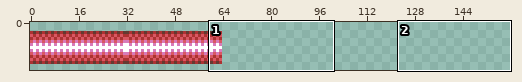
File history of a sprite sheet, assets/textures/laser.png. Above, an overview of the earlier version with the close-up marked.
Close-up. Before the commit:
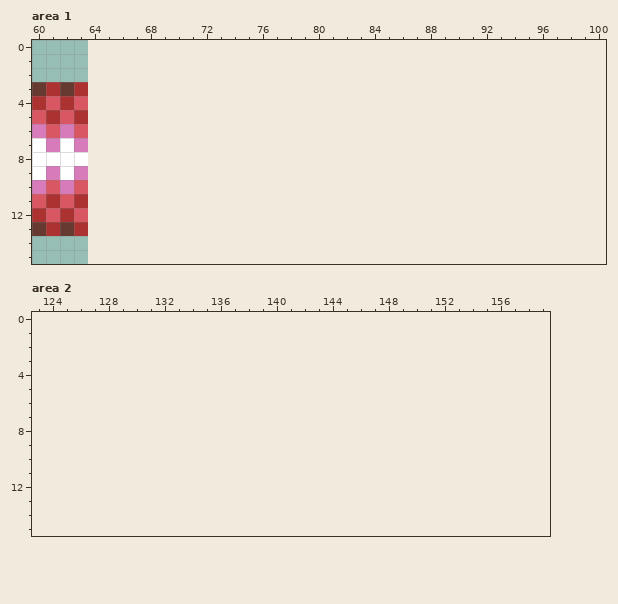
The file is 64x16 pixels. Shown: area 1: x 60..100, y 0..15; area 2: x 123..159, y 0..15. The old version is drawn lined up with the new one, on the new canvas.
The result:
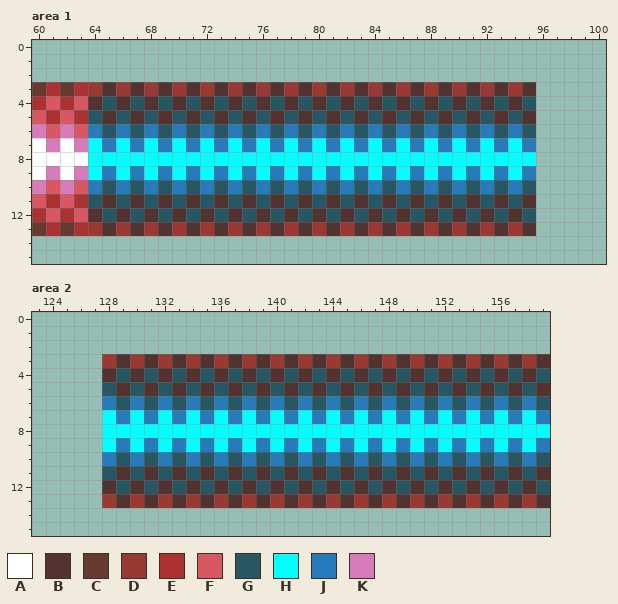
Palette (. is transparent): A #ffffff  B #533232  C #663931  D #993931  E #ac3232  F #d95763  G #265763  H #00ffff  J #287bba  K #d77bba
The edit:
{"change": "canvas 64x16 -> 160x16"}
{"where": "area 1"}
{"y":3,"x":64,"old":"................................","new":"DBDBDBDBDBDBDBDBDBDBDBDBDBDBDBDB"}
{"y":4,"x":64,"old":"................................","new":"BGBGBGBGBGBGBGBGBGBGBGBGBGBGBGBG"}
{"y":5,"x":64,"old":"................................","new":"GBGBGBGBGBGBGBGBGBGBGBGBGBGBGBGB"}
{"y":6,"x":64,"old":"................................","new":"JGJGJGJGJGJGJGJGJGJGJGJGJGJGJGJG"}
{"y":7,"x":64,"old":"................................","new":"HJHJHJHJHJHJHJHJHJHJHJHJHJHJHJHJ"}
{"y":8,"x":64,"old":"................................","new":"HHHHHHHHHHHHHHHHHHHHHHHHHHHHHHHH"}
{"y":9,"x":64,"old":"................................","new":"HJHJHJHJHJHJHJHJHJHJHJHJHJHJHJHJ"}
{"y":10,"x":64,"old":"................................","new":"JGJGJGJGJGJGJGJGJGJGJGJGJGJGJGJG"}
{"y":11,"x":64,"old":"................................","new":"GBGBGBGBGBGBGBGBGBGBGBGBGBGBGBGB"}
{"y":12,"x":64,"old":"................................","new":"BGBGBGBGBGBGBGBGBGBGBGBGBGBGBGBG"}
{"y":13,"x":64,"old":"................................","new":"DBDBDBDBDBDBDBDBDBDBDBDBDBDBDBDB"}
{"where": "area 2"}
{"y":3,"x":128,"old":"................................","new":"DBDBDBDBDBDBDBDBDBDBDBDBDBDBDBDB"}
{"y":4,"x":128,"old":"................................","new":"BGBGBGBGBGBGBGBGBGBGBGBGBGBGBGBG"}
{"y":5,"x":128,"old":"................................","new":"GBGBGBGBGBGBGBGBGBGBGBGBGBGBGBGB"}
{"y":6,"x":128,"old":"................................","new":"JGJGJGJGJGJGJGJGJGJGJGJGJGJGJGJG"}
{"y":7,"x":128,"old":"................................","new":"HJHJHJHJHJHJHJHJHJHJHJHJHJHJHJHJ"}
{"y":8,"x":128,"old":"................................","new":"HHHHHHHHHHHHHHHHHHHHHHHHHHHHHHHH"}
{"y":9,"x":128,"old":"................................","new":"HJHJHJHJHJHJHJHJHJHJHJHJHJHJHJHJ"}
{"y":10,"x":128,"old":"................................","new":"JGJGJGJGJGJGJGJGJGJGJGJGJGJGJGJG"}
{"y":11,"x":128,"old":"................................","new":"GBGBGBGBGBGBGBGBGBGBGBGBGBGBGBGB"}
{"y":12,"x":128,"old":"................................","new":"BGBGBGBGBGBGBGBGBGBGBGBGBGBGBGBG"}
{"y":13,"x":128,"old":"................................","new":"DBDBDBDBDBDBDBDBDBDBDBDBDBDBDBDB"}
{"label":"added","picture_box":[88,82,536,236]}
{"label":"added","picture_box":[102,354,550,508]}
